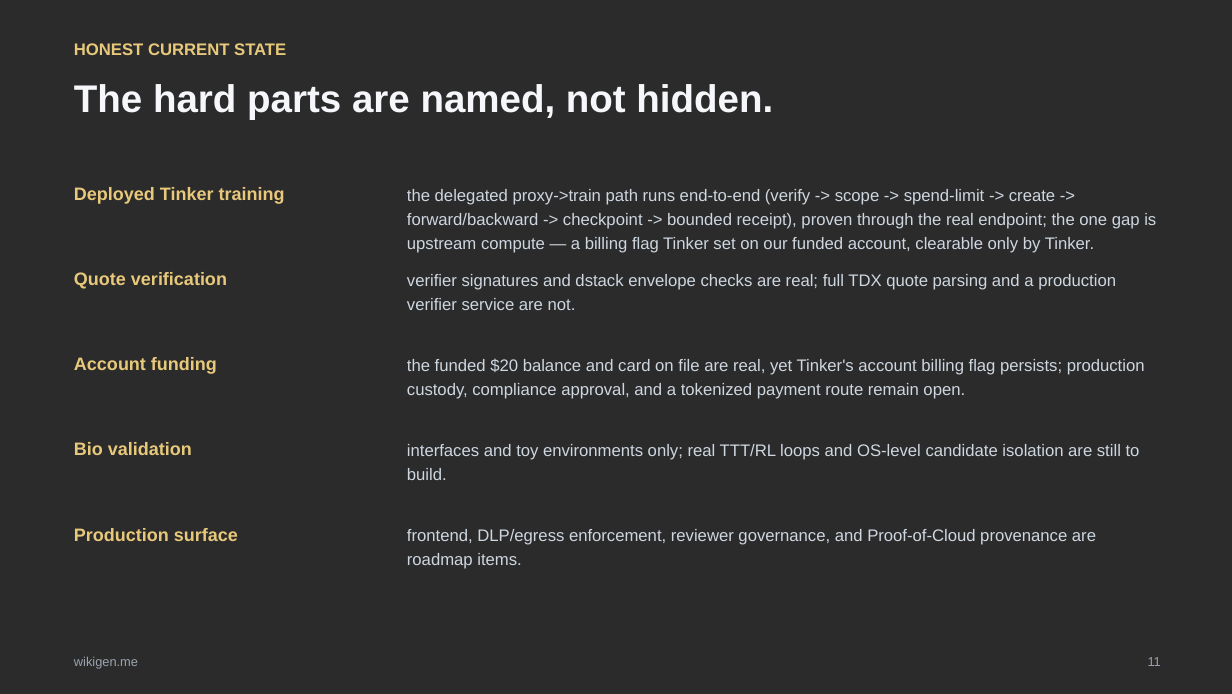
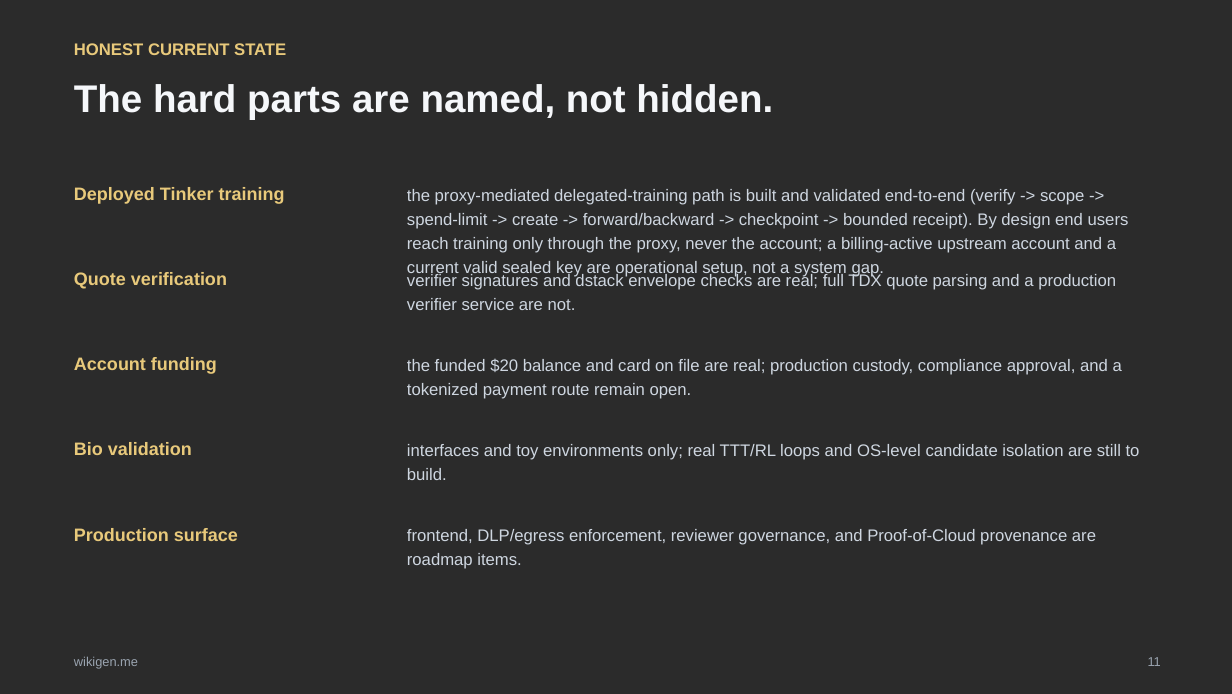
Before and after one commit to G-structure/dnai-wikigen, a slide deck: slide 11 of outputs/wikigen-private-reward-pitch-deck.pptx. Drawn at 1232x694 pixels with LibreOffice and Linux fonts; fonts in the diff are those of the drawing; background and template pictures are left out; a plain dark background stands for a picture behind light text. Boxes give left, top, right and bottom in pixels: in the first picture for what was removed or moved away, otherwise in the second. Text is boxed around its words. In the diff, an @@ line names an element or a change of style, - is before the commit and + after.

Commit message:
deck: reframe 402 as operational provisioning, not a system gap
Slide 11 (Honest Current State): proxy-mediated delegated training is built and
validated; by design end users reach training only through the proxy, never the
account; billing-active account + valid sealed key are operational setup.
Slide 13 (Build Plan): step 1 becomes 'Provision the upstream account' (routine
ops), not 'clear a blocker'. Re-rendered via Keynote (PDF + slide PNGs).

```diff
--- a/outputs/wikigen-private-reward-pitch-deck.pptx
+++ b/outputs/wikigen-private-reward-pitch-deck.pptx
@@ text at (407, 189, 1129, 277): text changed @@
-the delegated proxy->train path runs end-to-end (verify -> scope -> spend-limit -> create -> forward/backward -> checkpoint -> bounded receipt), proven through the real endpoint; the one gap is upstream compute — a billing flag Tinker set on our funded account, clearable only by Tinker.
+the proxy-mediated delegated-training path is built and validated end-to-end (verify -> scope -> spend-limit -> create -> forward/backward -> checkpoint -> bounded receipt). By design end users reach training only through the proxy, never the account; a billing-active upstream account and a current valid sealed key are operational setup, not a system gap.
@@ text at (407, 359, 1122, 399): text changed @@
-the funded $20 balance and card on file are real, yet Tinker's account billing flag persists; production custody, compliance approval, and a tokenized payment route remain open.
+the funded $20 balance and card on file are real; production custody, compliance approval, and a tokenized payment route remain open.
```
Also in this commit, not shown: 1 other slide changed, 3 other files.
